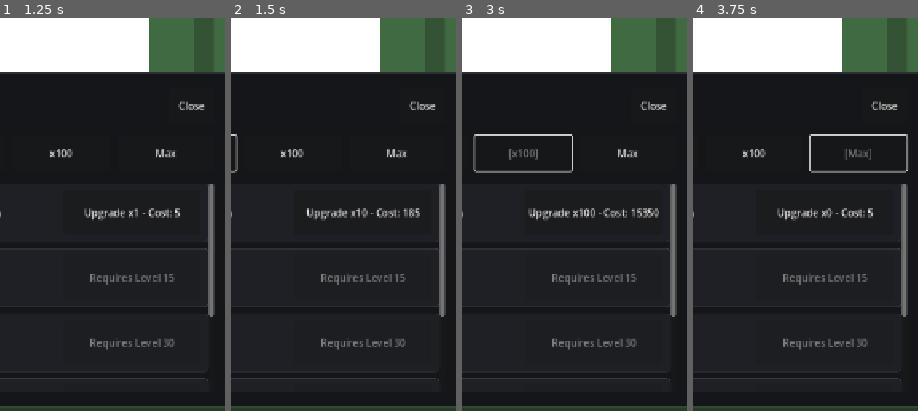
Above: before the commit, frames 1-4 (left to right).
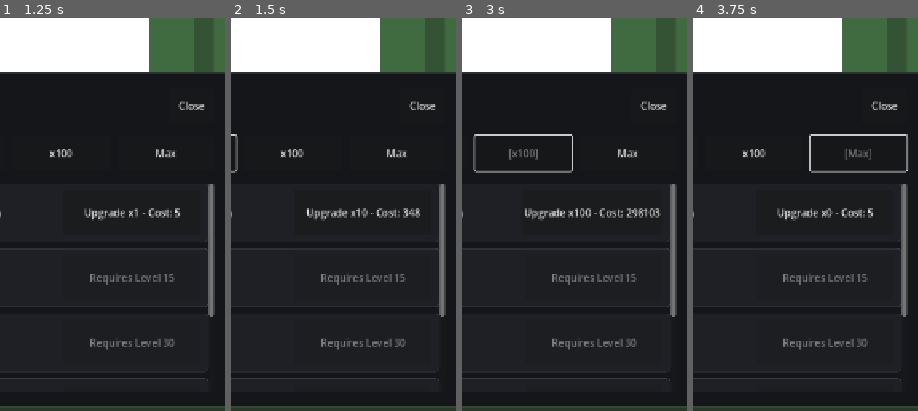
Above: after the commit, the same moments.

Repository: StanisRyz/naruto-clicker
Game: Godot game, scene res://scenes/main/Main.tscn
Same seed, same stepped clock (60 frames per second), same inputs: the game is played once before the commit and once after it.
Inputs:
- Up to frame 1 (1.25 s): click "Upgrades" at 0.5 s
- Up to frame 2 (1.5 s): click "x10" at 1.25 s
- Up to frame 3 (3 s): click "x1" at 2 s; click "x100" at 2.75 s
- Up to frame 4 (3.75 s): click "Max" at 3.5 s
The pictures show only the part of the screen within x 48-98%, y 42-92%; the shares and areas given below are measured in that part.

Frame 1 is identical in both runs. In frame 2, 0.1% of the frame differs, in the area x 76-84%, y 48-51%; in frame 3, 1.1%, in the area x 28-89%, y 48-52%; in frame 4, nothing differs.

Commit message:
Add nonlinear milestone upgrade costs
Replace linear hero and partner upgrade prices with nonlinear cost formulas.

Changes include:
- Add power-curve cost formula for hero level upgrades.
- Add power-curve cost formula for partner tier purchases.
- Make milestone target levels cost 3x at 10, 25, 50, 100, 250, and 500.
- Ensure bulk-buy prices include milestone cost spikes.
- Preserve existing milestone damage/DPS bonuses.
- Preserve abilities, settlement, prestige, combo, enemies, bosses, and UI behavior.

Diff:
--- a/scripts/game/ClickerState.gd
+++ b/scripts/game/ClickerState.gd
@@ -104,6 +104,13 @@
 var partner_purchase_costs: Array[int] = []
 var milestone_levels: Array[int] = [10, 25, 50, 100, 250, 500]
 var milestone_multiplier_per_reached: int = 2
+var milestone_cost_multiplier: int = 3
+var character_cost_base: int = 5
+var character_cost_linear: float = 2.2
+var character_cost_curve: float = 0.18
+var character_cost_power: float = 2.35
+var partner_cost_curve_multiplier: float = 0.015
+var partner_cost_power: float = 2.15
 var building_names: Array[String] = ["Training Camp", "Market", "Knight Hut", "War Banner", "Clock Tower", "Boss Shrine"]
 var building_bonus_types: Array[String] = ["partner_dps", "gold", "click_damage", "ability_duration", "ability_cooldown", "boss_gold"]
 var building_base_costs: Array[int] = [25, 75, 150, 500, 1200, 3000]
@@ -759,6 +766,17 @@
 			return milestone
 
 	return 0
+
+
+func is_milestone_target(target_level_or_count: int) -> bool:
+	return milestone_levels.has(target_level_or_count)
+
+
+func apply_milestone_cost_multiplier(cost: int, target_level_or_count: int) -> int:
+	if is_milestone_target(target_level_or_count):
+		return cost * milestone_cost_multiplier
+
+	return cost
 
 
 func get_character_milestone_multiplier() -> int:
@@ -875,7 +893,7 @@
 
 
 func recalculate_character_level_cost() -> void:
-	character_level_upgrade_cost = 5 + (character_level - 1) * 3
+	character_level_upgrade_cost = _get_character_level_cost_for_level(character_level)
 
 
 func recalculate_partner_cost(partner_index: int) -> void:
@@ -925,7 +943,17 @@
 
 
 func _get_character_level_cost_for_level(level: int) -> int:
-	return 5 + (level - 1) * 3
+	# Non-linear, not exponential: target level is current + 1, and milestone targets cost x3.
+	var current_level: int = maxi(1, level)
+	var target_level: int = current_level + 1
+	var progress: float = float(current_level - 1)
+	var raw_cost: float = (
+		float(character_cost_base)
+		+ character_cost_linear * progress
+		+ character_cost_curve * pow(progress, character_cost_power)
+	)
+	var cost: int = maxi(1, ceili(raw_cost))
+	return apply_milestone_cost_multiplier(cost, target_level)
 
 
 func _get_partner_bulk_cost_for_count(partner_index: int, count: int) -> int:
@@ -943,7 +971,18 @@
 
 func _get_partner_cost_for_count(partner_index: int, count: int) -> int:
 	if partner_index >= 0 and partner_index < partner_base_costs.size():
-		return partner_base_costs[partner_index] + count * partner_cost_steps[partner_index]
+		# Non-linear, not exponential: target count is current + 1, and milestone targets cost x3.
+		var current_count: int = maxi(0, count)
+		var target_count: int = current_count + 1
+		var base: int = partner_base_costs[partner_index]
+		var step: int = partner_cost_steps[partner_index]
+		var raw_cost: float = (
+			float(base)
+			+ float(step * current_count)
+			+ float(base) * partner_cost_curve_multiplier * pow(float(current_count), partner_cost_power)
+		)
+		var cost: int = maxi(1, ceili(raw_cost))
+		return apply_milestone_cost_multiplier(cost, target_count)
 
 	return 0
 
Not shown, changed: AGENTS.md
Not shown, changed: README.md
